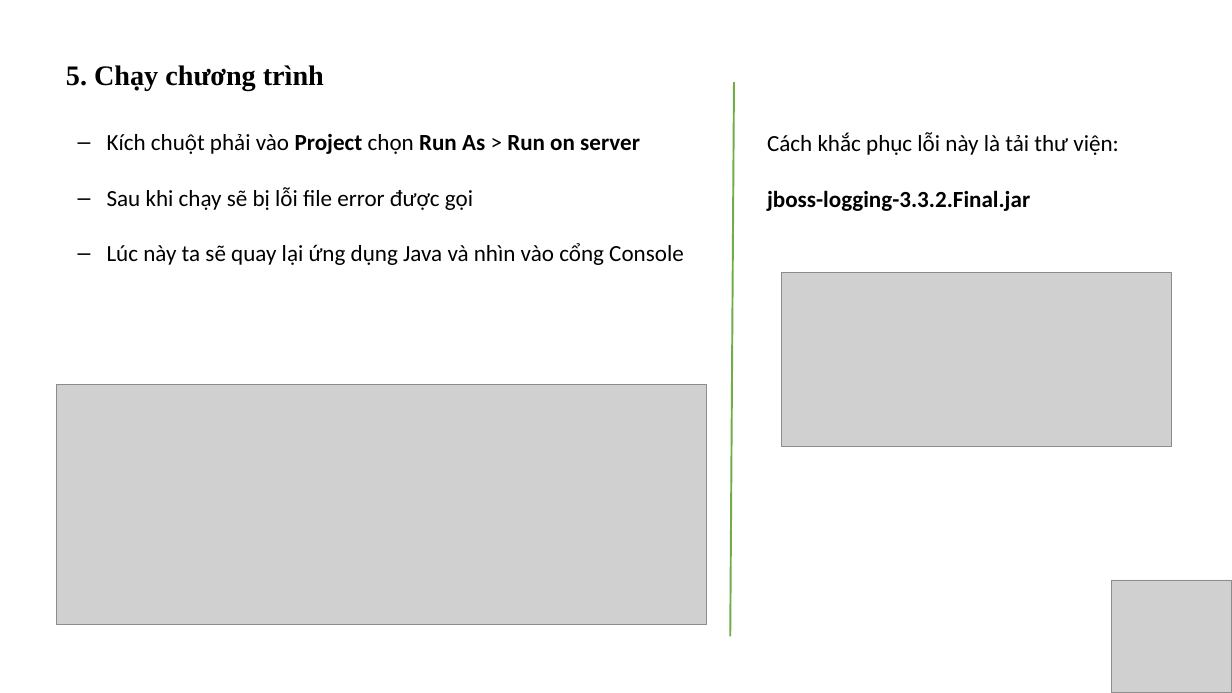
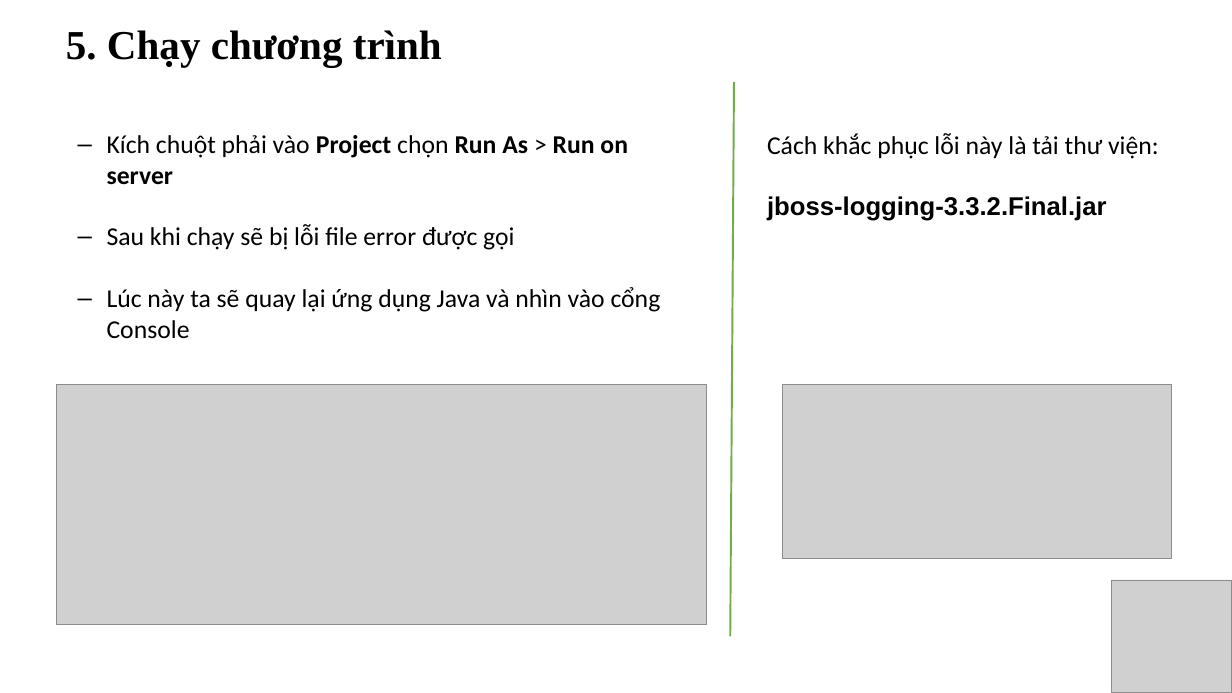
Before and after one commit to Dia2001/jsp-servlet-hibernate-mysql-curd, a slide deck: slide 13 of docs/Hibernate.pptx. Drawn at 1232x693 pixels with LibreOffice and Linux fonts; fonts in the diff are those of the drawing; grey boxes stand for pictures. Boxes give left, top, right and bottom in pixels: in the first picture for what was removed or moved away, otherwise in the second. Text is boxed around its words. In the diff, an @@ line names an element or a change of style, - is before the commit and + after.

```diff
--- a/docs/Hibernate.pptx
+++ b/docs/Hibernate.pptx
@@ text "5. Chạy chương trình": place and size @@
-text "5. Chạy chương trình" at [66, 65, 324, 91]
+text "5. Chạy chương trình" at [66, 30, 442, 67]
@@ text "5. Chạy chương trình" at [66, 30, 442, 67]: size 22 to 32 pt @@
@@ text "Kích chuột phải vào Project ..." at [107, 135, 661, 338]: size 18 to 20 pt @@
@@ text "Cách khắc phục lỗi này ..." at [767, 133, 1159, 221]: size 18 to 20 pt; font Calibri to Arial in "jboss-logging-3.3.2.Final.jar" @@
@@ picture: place and size @@
-picture at [782, 273, 1172, 447]
+picture at [782, 384, 1172, 559]
```
Also in this commit, not shown: 15 other slides changed, 1 slide added, 3 other files.
